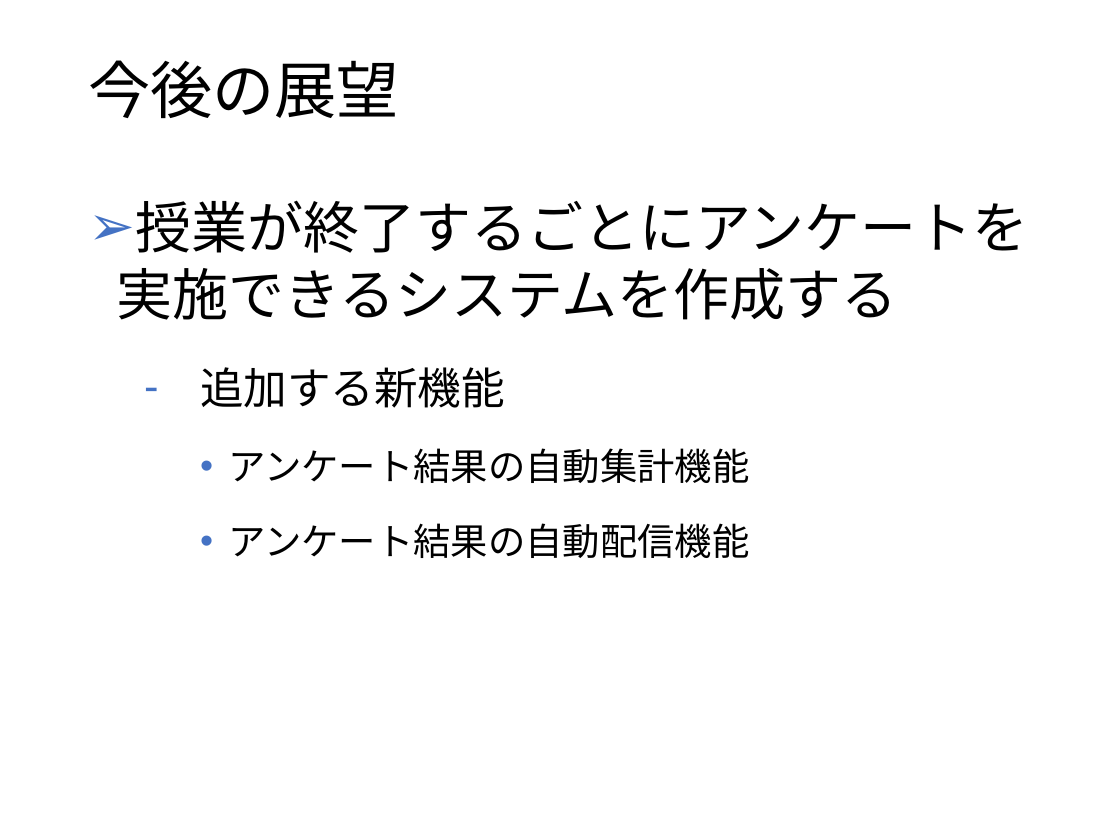
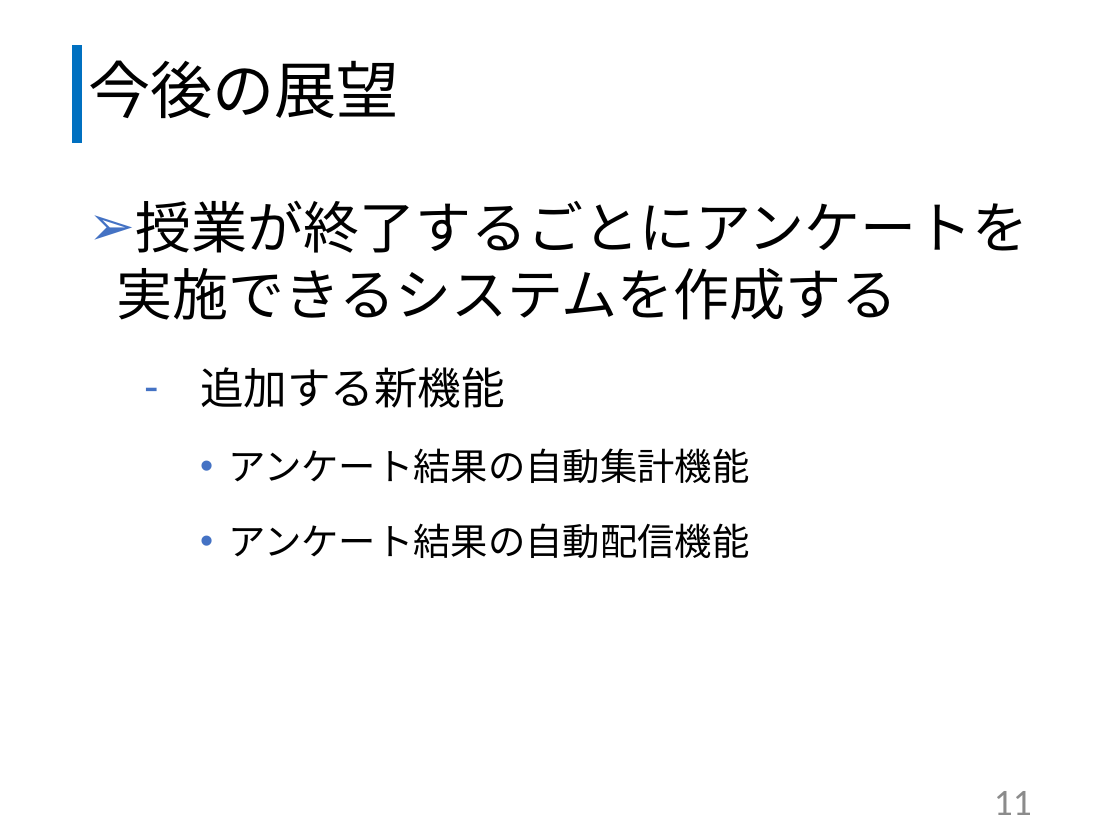
Before and after one commit to kazuwo/kosen-graduation-thesis, a slide deck: slide 12 of 卒業研究発表スライド.pptx (slide 10 before the commit). Drawn at 1120x840 pixels with LibreOffice and Linux fonts; fonts in the diff are those of the drawing. Boxes give left, top, right and bottom in pixels: in the first picture for what was removed or moved away, otherwise in the second. Text is boxed around its words. In the diff, an @@ line names an element or a change of style, - is before the commit and + after.

```diff
--- a/卒業研究発表スライド.pptx
+++ b/卒業研究発表スライド.pptx
@@ line added from (77, 142) to (77, 45), #0070C0 6 pt @@
@@ page number added at (994,791,1032,815), 24 pt, text #8C8C8C @@
+11
```
Also in this commit, not shown: 13 other slides changed, 4 slides added, 2 slides removed, 1 other file.
